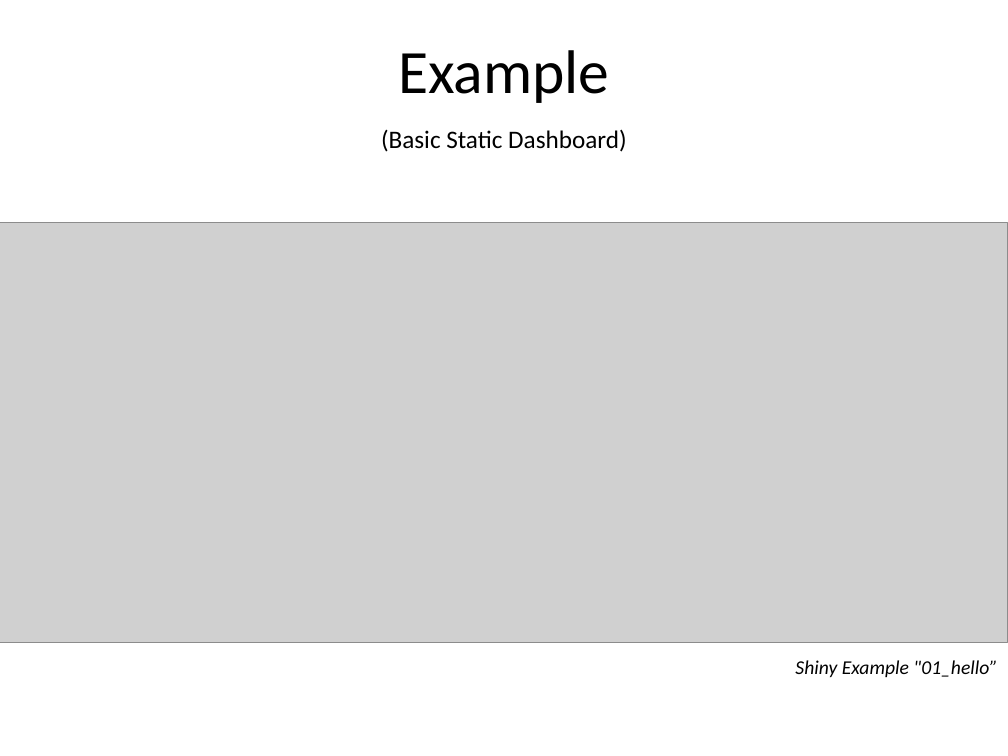
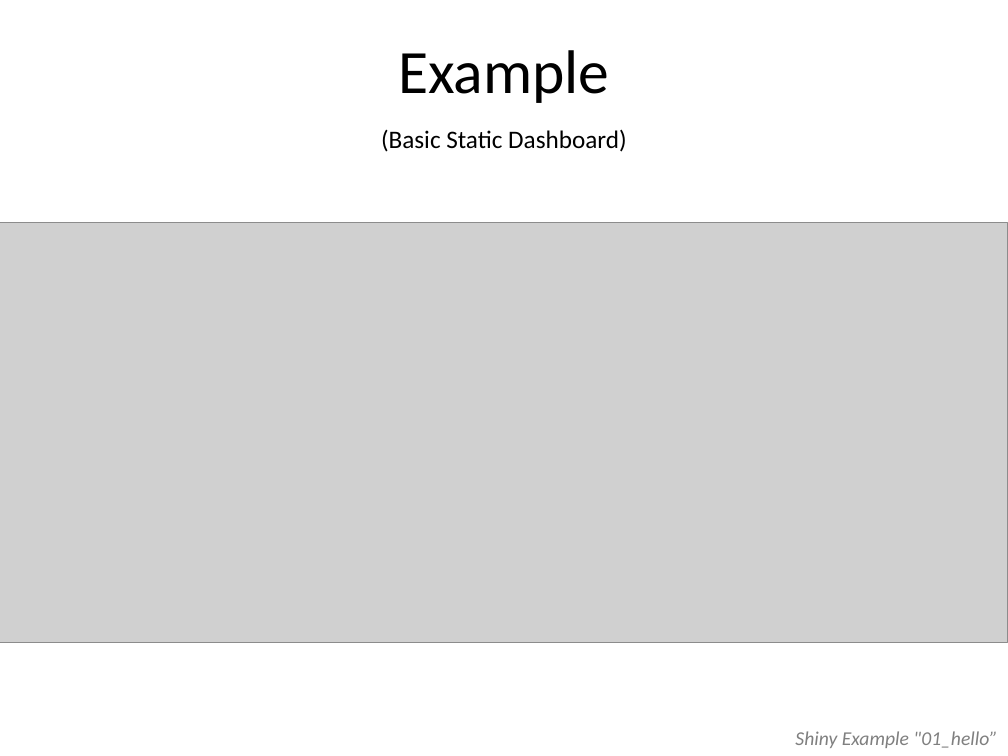
Before and after one commit to cabradbury/shiny-apps-part1, a slide deck: slide 6 of Presentation.pptx. Drawn at 1008x756 pixels with LibreOffice and Linux fonts; fonts in the diff are those of the drawing; grey boxes stand for pictures. Boxes give left, top, right and bottom in pixels: in the first picture for what was removed or moved away, otherwise in the second. Text is boxed around its words. In the diff, an @@ line names an element or a change of style, - is before the commit and + after.

```diff
--- a/Presentation.pptx
+++ b/Presentation.pptx
@@ text "Shiny Example "01_hello”" moved from (x1=795, y1=660, x2=997, y2=677) to (x1=795, y1=731, x2=997, y2=748) @@
@@ text "Shiny Example "01_hello”" at (x1=795, y1=731, x2=997, y2=748): text colour #000000 to #7F7F7F @@
```
Also in this commit, not shown: 9 other slides changed, 1 slide added, 3 other files.
